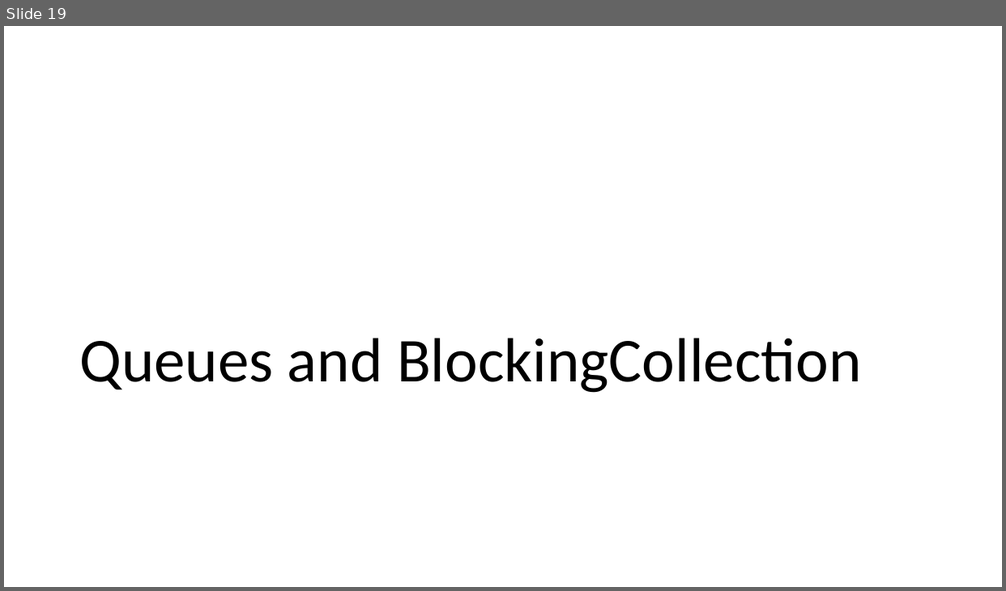
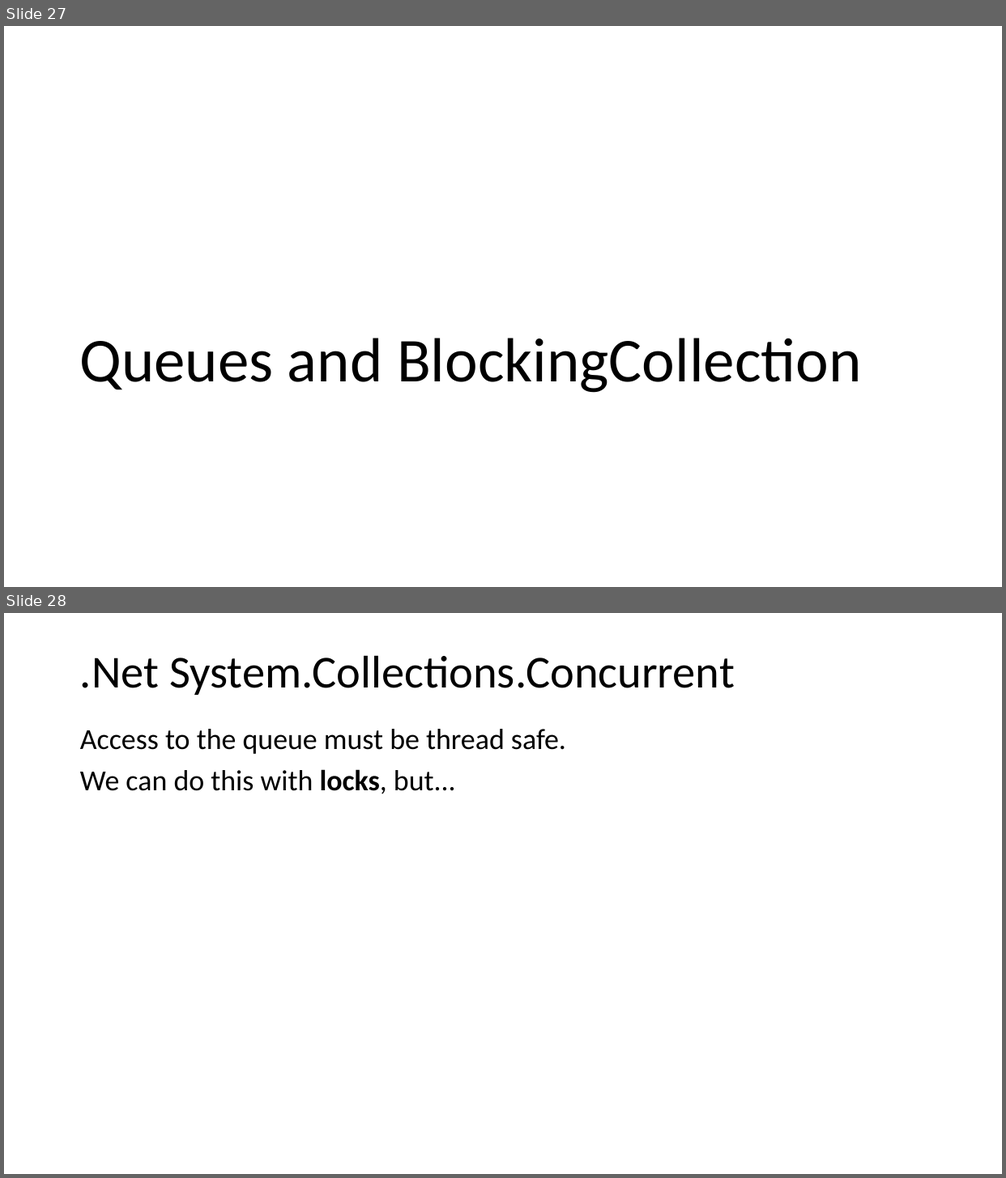
Before and after one commit to codesmurf/st3its3_teaching, a slide deck: 08 Thread Synchronization 2/Thread Synchronization pt 2.pptx. Shown one above the other, each under a label of ours: slide 19 before the commit, slides 27 and 28 after it. The pictures are 1006x591 and 1006x1178 pixels, drawn with LibreOffice and Linux fonts; fonts in the diff are those of the drawing. Boxes give left, top, right and bottom in pixels: in the first picture for what was removed or moved away, otherwise in the second. Text is boxed around its words. In the diff, an @@ line names an element or a change of style, - is before the commit and + after.

Commit message:
slides update to thread sync pt 2

```diff
--- a/08 Thread Synchronization 2/Thread Synchronization pt 2.pptx
+++ b/08 Thread Synchronization 2/Thread Synchronization pt 2.pptx
@@ slide 28 added at <box>4,613,1002,1174</box>, background #FFFFFF @@
@@ title added at <box>80,655,735,695</box>, 44 pt, text #000000 @@
+.Net System.Collections.Concurrent
@@ text added at <box>80,729,566,794</box>, 28 pt, text #000000 @@
+Access to the queue must be thread safe.
+We can do this with locks, but...
@@ what was slide 19 is now slide 27 @@
```
Also in this commit, not shown: 14 slides changed, 18 other slides added, 1 other file.
